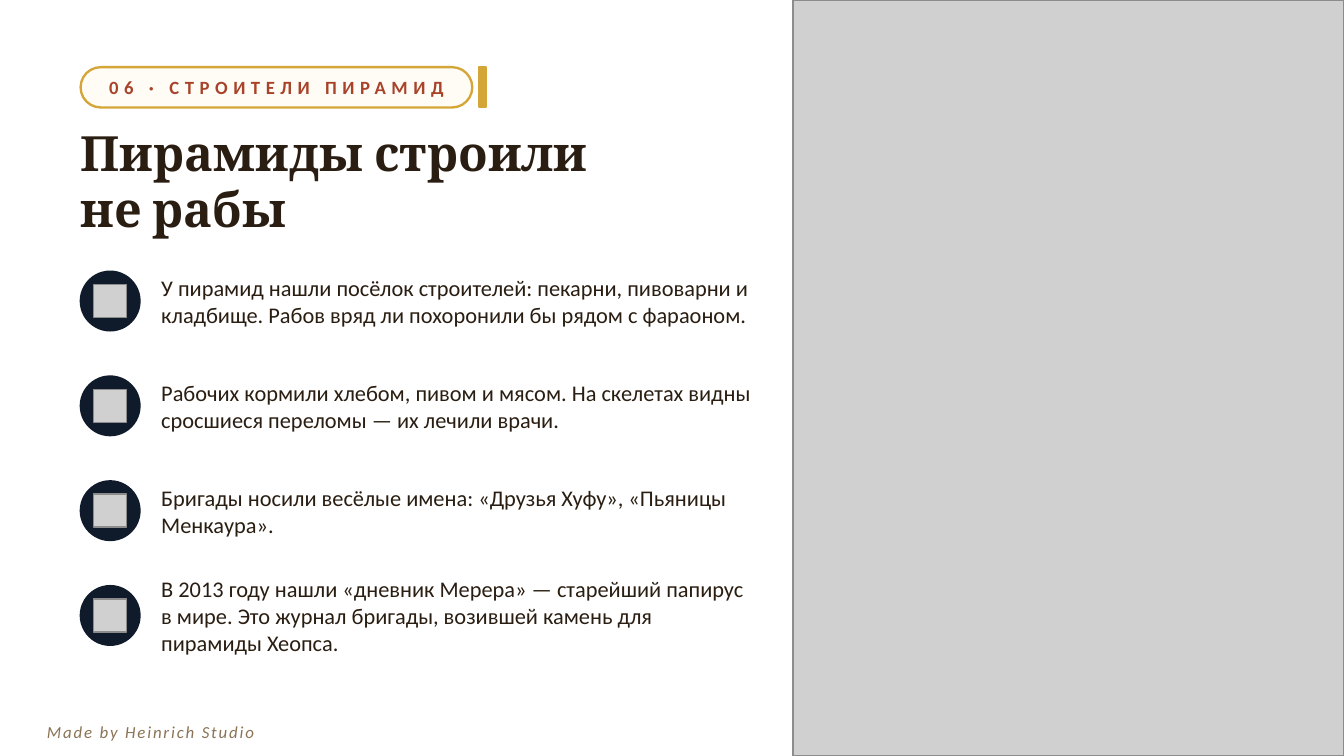
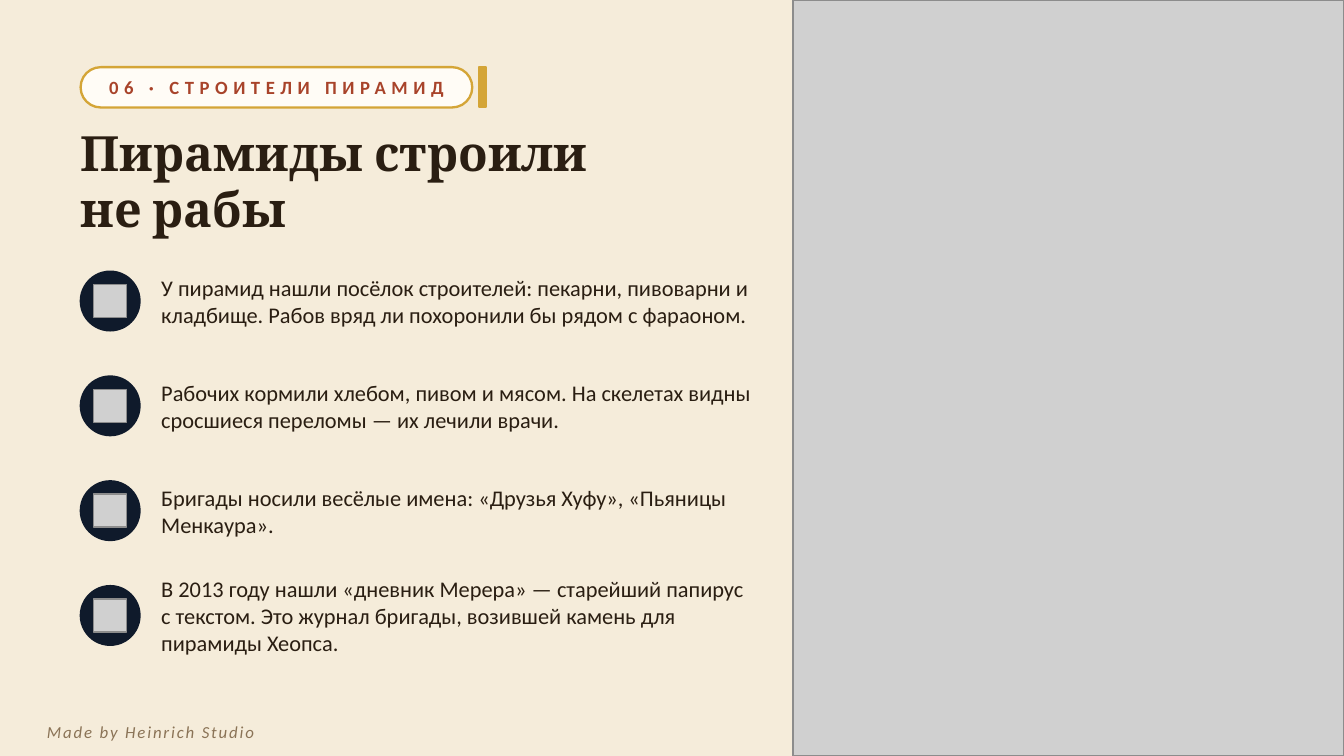
Before and after one commit to sl-himmelreich/heinrich-mario, a slide deck: slide 7 of Древний_Египет.pptx. Drawn at 1344x756 pixels with LibreOffice and Linux fonts; fonts in the diff are those of the drawing; grey boxes stand for pictures; background and template pictures are left out. Boxes give left, top, right and bottom in pixels: in the first picture for what was removed or moved away, otherwise in the second. Text is boxed around its words. In the diff, an @@ line names an element or a change of style, - is before the commit and + after.

```diff
--- a/Древний_Египет.pptx
+++ b/Древний_Египет.pptx
@@ background picture (left out) to #F5ECDA @@
@@ text at (161,582,743,655): text changed @@
-В 2013 году нашли «дневник Мерера» — старейший папирус в мире. Это журнал бригады, возившей камень для пирамиды Хеопса.
+В 2013 году нашли «дневник Мерера» — старейший папирус с текстом. Это журнал бригады, возившей камень для пирамиды Хеопса.
```
Also in this commit, not shown: 9 other slides changed, 1 other file.
